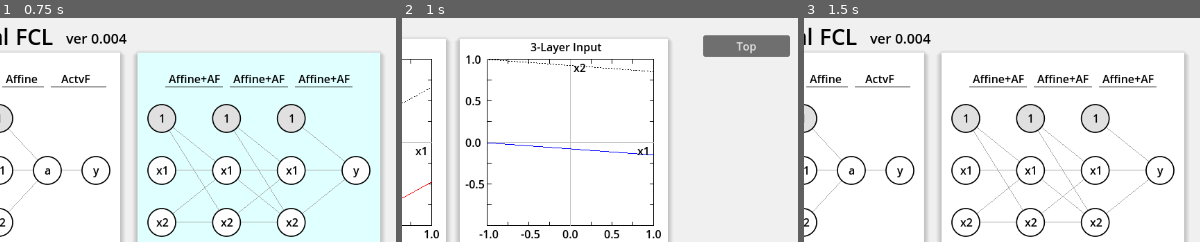
Above: before the commit, frames 1-3 (left to right).
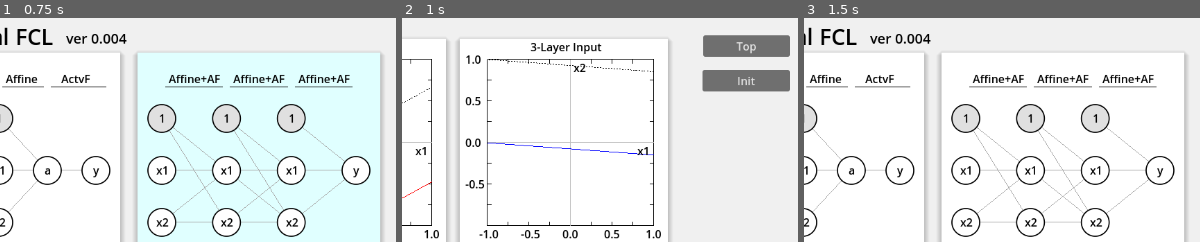
Above: after the commit, the same moments.

Repository: vivisuke/VisualFCL
Game: Godot game, scene res://top_scene.tscn
Same seed, same stepped clock (60 frames per second), same inputs: the game is played once before the commit and once after it.
Inputs (mouse positions are % of the whole screen's width and height, from its top left):
- Up to frame 1 (0.75 s): tap Enter at 0.5 s; move the mouse to (72, 45) at 0.52 s; click (72, 45) at 0.67 s
- Up to frame 2 (1 s): no input
- Up to frame 3 (1.5 s): click "Top" at 1.25 s
The pictures show only the part of the screen within x 50-100%, y 0-50%; the shares and areas given below are measured in that part.

Frame 1 is identical in both runs. In frame 2, 2.2% of the frame differs, in the area x 75-98%, y 23-34%; in frame 3, nothing differs.

Commit message:
0096 ◎ C 06/30 06/30 0.004│ToDo│３層NN学習シーン：「Init」ボタン設置

Diff:
--- a/VisualFCL/fc3layer_scene.tscn
+++ b/VisualFCL/fc3layer_scene.tscn
@@ -10,13 +10,6 @@
 offset_right = 1152.0
 offset_bottom = 648.0
 color = Color(0.941176, 0.941176, 0.941176, 1)
-
-[node name="TopButton" type="Button" parent="."]
-offset_left = 1011.0
-offset_top = 25.0
-offset_right = 1136.0
-offset_bottom = 56.0
-text = "Top"
 
 [node name="GraphRect_1" type="ColorRect" parent="."]
 offset_left = 20.0
@@ -39,4 +32,19 @@
 offset_bottom = 330.0
 script = ExtResource("1_pmkmr")
 
+[node name="TopButton" type="Button" parent="."]
+offset_left = 1011.0
+offset_top = 25.0
+offset_right = 1136.0
+offset_bottom = 56.0
+text = "Top"
+
+[node name="InitButton" type="Button" parent="."]
+offset_left = 1010.0
+offset_top = 75.0
+offset_right = 1136.0
+offset_bottom = 106.0
+text = "Init"
+
 [connection signal="pressed" from="TopButton" to="." method="_on_top_button_pressed"]
+[connection signal="pressed" from="InitButton" to="." method="_on_init_button_pressed"]
--- a/VisualFCL/scripts/fc3layer_scene.gd
+++ b/VisualFCL/scripts/fc3layer_scene.gd
@@ -32,7 +32,9 @@
 	$GraphRect_1.maxv = 3.0
 	$GraphRect_2.maxv = 1.0
 	$GraphRect_3.maxv = 1.0
-
+func update_graphs():
+	for i in range(vec_graph_rect.size()):
+		vec_graph_rect[i].queue_redraw()
 # Called every frame. 'delta' is the elapsed time since the previous frame.
 func _process(delta):
 	pass
@@ -41,3 +43,9 @@
 func _on_top_button_pressed():
 	get_tree().change_scene_to_file("res://top_scene.tscn")
 	pass # Replace with function body.
+
+
+func _on_init_button_pressed():
+	init()
+	update_graphs()
+	pass # Replace with function body.
Not shown, changed: VisualFCL.spr
